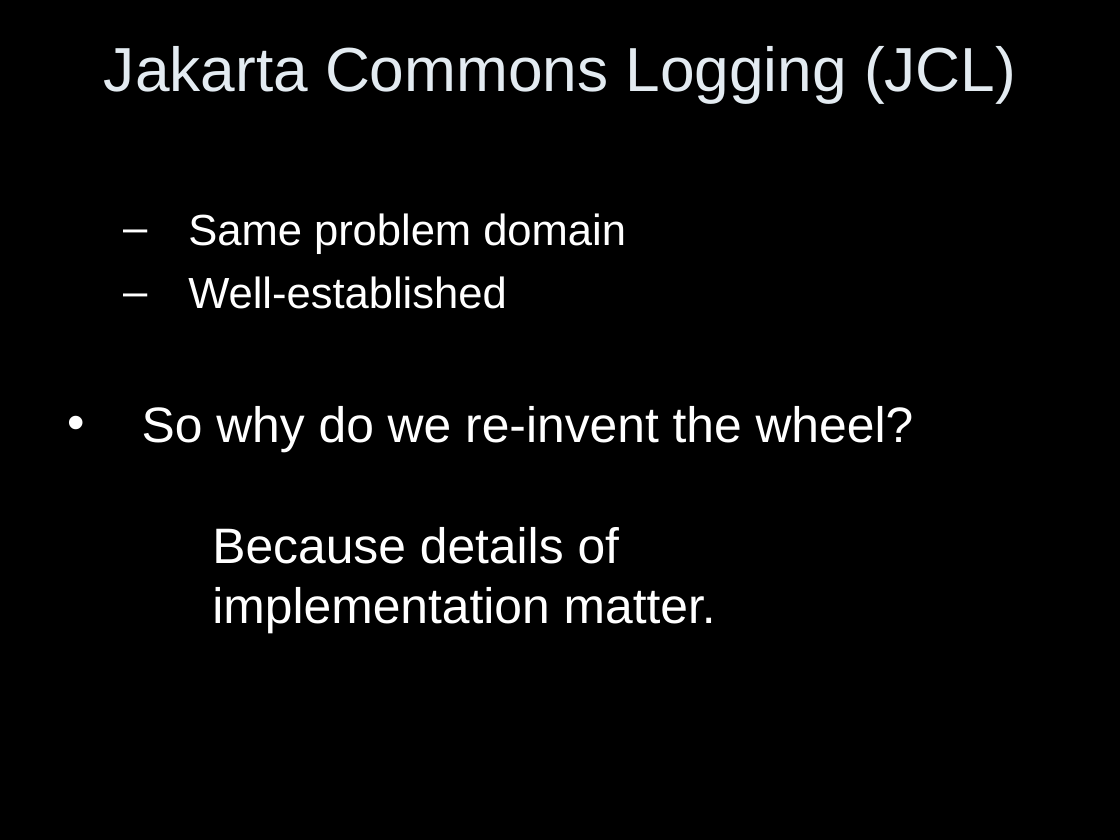
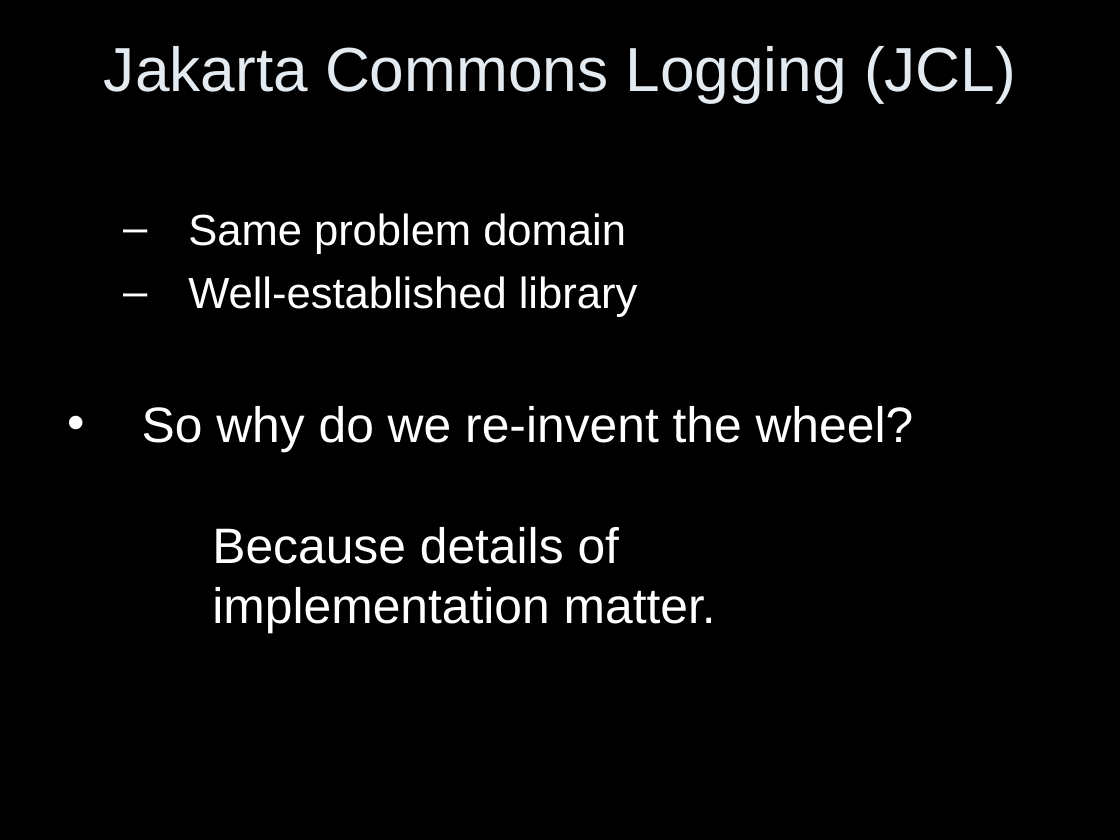
Before and after one commit to qos-ch/slf4j, a slide deck: slide 2 of slf4j-site/src/site/resources/slf4j-in-10-slides.ppt. Drawn at 1120x840 pixels with LibreOffice and Linux fonts; fonts in the diff are those of the drawing. Boxes give left, top, right and bottom in pixels: in the first picture for what was removed or moved away, otherwise in the second. Text is boxed around its words. In the diff, an @@ line names an element or a change of style, - is before the commit and + after.

```diff
--- a/slf4j-site/src/site/resources/slf4j-in-10-slides.ppt
+++ b/slf4j-site/src/site/resources/slf4j-in-10-slides.ppt
@@ text at bbox=[188, 276, 637, 317]: text changed @@
-  – Well-established
+  – Well-established library
```
Also in this commit, not shown: 3 other slides changed.
